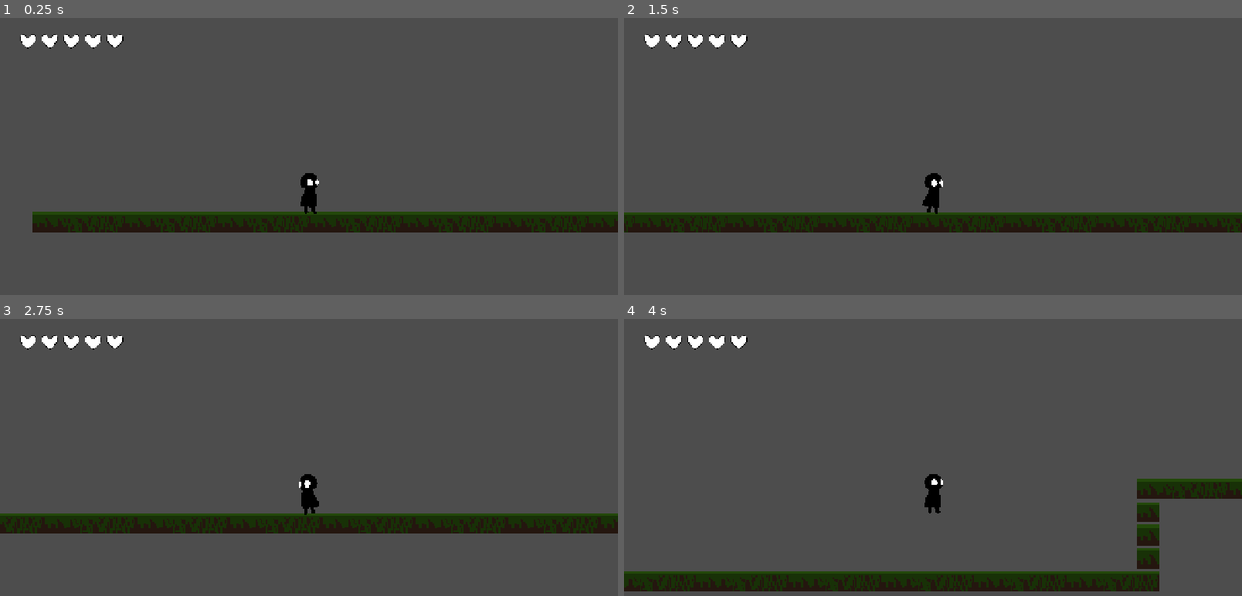
Above: before the commit, frames 1-4 (two rows, left to right).
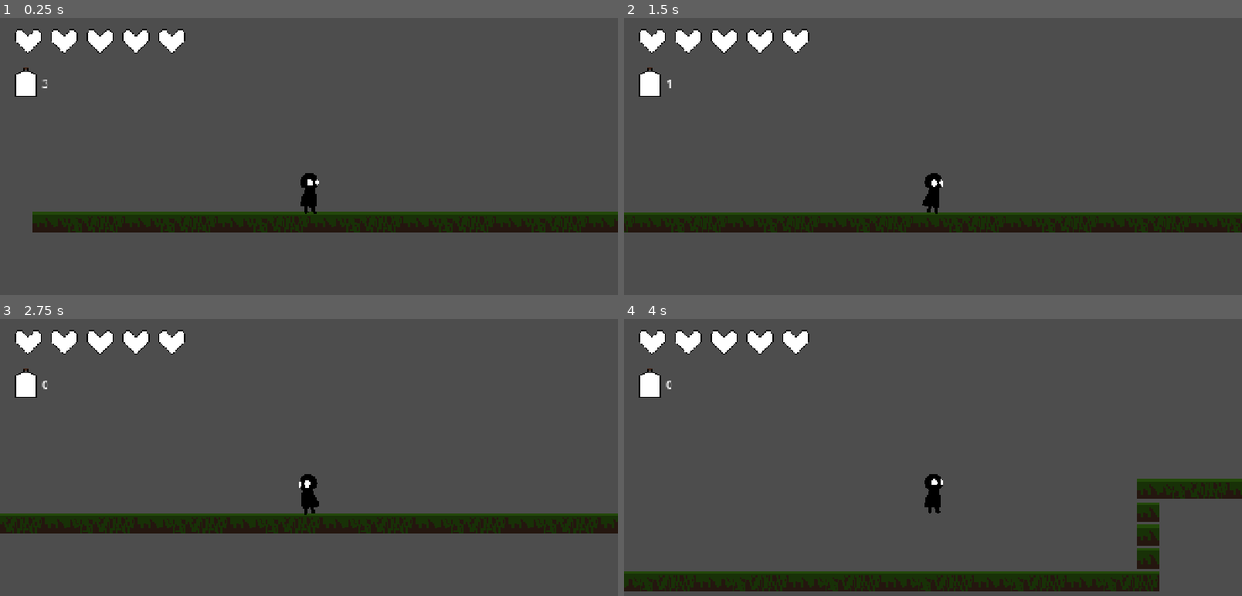
Above: after the commit, the same moments.

Repository: RayTK09/justAnotherMetroidvania
Game: Godot game, scene res://Scenes/start.tscn
Same seed, same stepped clock (60 frames per second), same inputs: the game is played once before the commit and once after it. The engine's default icon, where the game draws it, is replaced by a stand-in: a white triangle on a blue panel in a dark square.
Inputs (mouse positions are in pixels of both pictures, inside the frame that each line leads up to):
- Up to frame 1 (0.25 s): no input
- Up to frame 2 (1.5 s): tap Enter at 0.5 s; move the mouse to (1068, 173) at 0.52 s; hold Right (Right) from 0.53 s (still down); tap A (Heal) at 0.6, 1.35 s; click (1068, 173) at 0.67 s; tap Space (Jump) at 0.77 s; move the mouse to (809, 209) at 1.27 s
- Up to frame 3 (2.75 s): tap Space (Jump) at 1.52 s; move the mouse to (370, 415) at 2.02 s; release Right (Right) at 2.03 s; hold Left (Left) from 2.03 s (still down); tap Z (Swing) at 2.1 s; tap A (Heal) at 2.3 s
- Up to frame 4 (4 s): move the mouse to (902, 562) at 2.77 s; release Left (Left) at 2.78 s; hold Right (Right) from 2.78 s (still down); tap Alt at 2.85 s; click (902, 562) at 2.92 s; tap Space (Jump) at 3.02, 3.77 s; tap A (Heal) at 3.05, 3.8 s; move the mouse to (1118, 543) at 3.52 s; tap Shift at 3.6 s

The runs differ from the first frame. In frame 1, 1.5% of the frame differs, in the area x 2-30%, y 3-29%; in frame 2, 1.5%; in frame 3, 1.5%; in frame 4, 1.5%.

Commit message:
heath flask ui

Diff:
--- a/Scenes/player.tscn
+++ b/Scenes/player.tscn
@@ -9,6 +9,7 @@
 [ext_resource type="Texture2D" uid="uid://bfma0rjrjamv7" path="res://Sprites/playerSprites/heart.png" id="7_3smsa"]
 [ext_resource type="Script" uid="uid://d310h2ehu6f4x" path="res://scripts/playerScripts/health.gd" id="7_8erm5"]
 [ext_resource type="AudioStream" uid="uid://cpww1dw8ifs3x" path="res://SFX/break.mp3" id="9_f1ek2"]
+[ext_resource type="Texture2D" uid="uid://c6o8l5h5plttw" path="res://Sprites/playerSprites/healthFlask.png" id="10_tx1dd"]
 
 [sub_resource type="RectangleShape2D" id="RectangleShape2D_fkybt"]
 size = Vector2(10, 24)
@@ -229,6 +230,7 @@
 
 [node name="health" type="Node2D" parent="." unique_id=971958386]
 position = Vector2(-194, -104)
+scale = Vector2(1.6580294, 1.6580294)
 script = ExtResource("7_8erm5")
 
 [node name="heart1" type="Sprite2D" parent="health" unique_id=2005968072]
@@ -270,6 +272,7 @@
 anchors_preset = 0
 offset_right = 40.0
 offset_bottom = 40.0
+scale = Vector2(1.6580294, 1.6580294)
 
 [node name="Label" type="Label" parent="Control" unique_id=1685736246]
 visible = false
@@ -280,6 +283,23 @@
 offset_bottom = -47.0
 text = "Game over :("
 
+[node name="TextureRect" type="TextureRect" parent="Control" unique_id=1657041105]
+layout_mode = 0
+offset_left = -126.05323
+offset_top = -53.07507
+offset_right = -62.05323
+offset_bottom = 10.924931
+scale = Vector2(0.25416023, 0.25416023)
+texture = ExtResource("10_tx1dd")
+
+[node name="Label" type="Label" parent="Control/TextureRect" unique_id=217618463]
+layout_mode = 0
+offset_left = 58.88609
+offset_top = 19.62873
+offset_right = 150.8861
+offset_bottom = 42.62873
+text = "placeholder"
+
 [connection signal="heal" from="." to="health" method="_on_player_heal"]
 [connection signal="hit" from="." to="health" method="_on_player_hit"]
 [connection signal="area_entered" from="swingBox" to="." method="_on_swing_box_area_entered"]
--- a/Scenes/start.tscn
+++ b/Scenes/start.tscn
@@ -74,6 +74,7 @@
 [node name="Player" parent="." unique_id=542916292 instance=ExtResource("3_rk01k")]
 position = Vector2(-65, -12)
 speed = 150
+healthFlaskAmount = 3
 
 [node name="Area2D" type="Area2D" parent="." unique_id=555800957]
 position = Vector2(1037, -248)
--- a/project.godot
+++ b/project.godot
@@ -64,17 +64,22 @@
 }
 Interact={
 "deadzone": 0.2,
-"events": [Object(InputEventKey,"resource_local_to_scene":fa …(140 unchanged characters)… d":false,"keycode":0,"physical_keycode":88,"key_label":0,"unicode":120,"location":0,"echo":false,"script":null)
+"events": [Object(InputEventKey,"resource_local_to_scene":fa …(140 unchanged characters)… d":false,"keycode":0,"physical_keycode":67,"key_label":0,"unicode":99,"location":0,"echo":false,"script":null)
 ]
 }
 Menu={
 "deadzone": 0.2,
-"events": [Object(InputEventKey,"resource_local_to_scene":fa …(140 unchanged characters)… d":false,"keycode":0,"physical_keycode":67,"key_label":0,"unicode":99,"location":0,"echo":false,"script":null)
+"events": [Object(InputEventKey,"resource_local_to_scene":fa …(140 unchanged characters)… d":false,"keycode":0,"physical_keycode":4194305,"key_label":0,"unicode":0,"location":0,"echo":false,"script":null)
 ]
 }
 Heal={
 "deadzone": 0.2,
 "events": [Object(InputEventKey,"resource_local_to_scene":false,"resource_name":"","device":-1,"window_id":0,"alt_press …(191 unchanged characters)…
+]
+}
+roll={
+"deadzone": 0.2,
+"events": [Object(InputEventKey,"resource_local_to_scene":false,"resource_name":"","device":-1,"window_id":0,"alt_pressed":false,"shift_pressed":false,"ctrl_pressed":false,"meta_pressed":false,"pressed":false,"keycode":0,"physical_keycode":88,"key_label":0,"unicode":120,"location":0,"echo":false,"script":null)
 ]
 }
 
--- a/scripts/playerScripts/player.gd
+++ b/scripts/playerScripts/player.gd
@@ -22,7 +22,7 @@
 var hasSword = false
 
 func _ready() -> void:
-	pass
+	$Control/TextureRect/Label.text = str(healthFlaskAmount)
 
 func _input(event: InputEvent) -> void:
 	#handling the sword swinging
@@ -42,6 +42,7 @@
 	if Input.is_action_just_pressed("Heal") and healthFlaskAmount > 0:
 		heal.emit(3)
 		healthFlaskAmount -= 1
+		$Control/TextureRect/Label.text = str(healthFlaskAmount)
 		#print("healed")
 		#print(healthFlaskAmount)
 
Binary file added: Sprites/playerSprites/healthFlask.png
Not shown, added: Sprites/playerSprites/healthFlask.png.import
